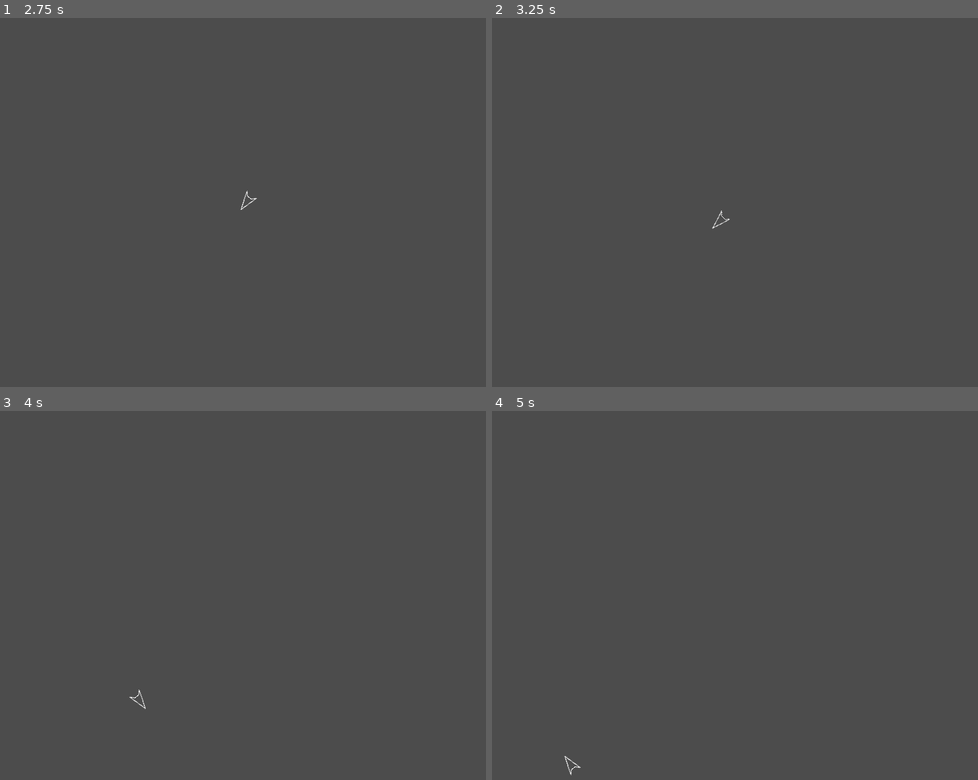
Above: before the commit, frames 1-4 (two rows, left to right).
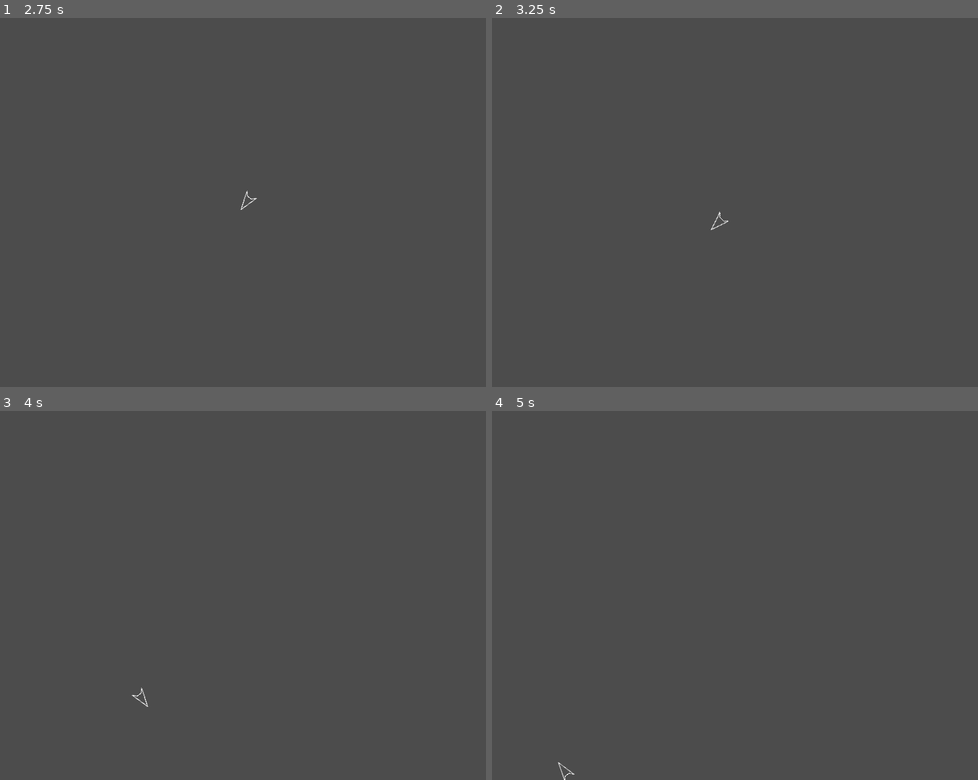
Above: after the commit, the same moments.

Repository: jgodfrey/Asteroids
Game: Godot game, scene res://Scenes/Ship2.tscn
Same seed, same stepped clock (60 frames per second), same inputs: the game is played once before the commit and once after it. This scene is started directly instead of the project's main scene.
Inputs:
- Up to frame 1 (2.75 s): tap Enter at 0.5 s; hold D (right) 0.53-1.28 s; hold Space (shoot) 0.53-1.28 s; hold A (left) 1.28-2.03 s; tap Space (shoot) at 1.35 s; hold D (right) from 2.03 s (still down); hold Space (shoot) from 2.03 s (still down)
- Up to frame 2 (3.25 s): release D (right) at 2.78 s; release Space (shoot) at 2.78 s; hold W (thrust) from 2.78 s (still down); tap Space (shoot) at 2.85 s
- Up to frame 3 (4 s): release W (thrust) at 3.53 s; hold A (left) from 3.53 s (still down); hold Space (shoot) from 3.53 s (still down)
- Up to frame 4 (5 s): keep holding A (left); release Space (shoot) at 4.28 s; tap Space (shoot) at 4.35 s

Frame 1 is identical in both runs. In frame 2, less than 0.1% of the frame differs, in the area x 44-49%, y 52-58%; in frame 3, less than 0.1%; in frame 4, less than 0.1%, in the area x 13-19%, y 93-100%.

Commit message:
Simplified the Ship2 script (motion handling)

Diff:
--- a/Scripts/Ship2.gd
+++ b/Scripts/Ship2.gd
@@ -1,48 +1,48 @@
 extends Area2D
 
-export (int) var TURN_SPEED = 180 # deg/sec
-export (int) var MAX_SPEED = 500  # pix/sec
+export var rot_speed = PI # 180 deg/sec
+export var thrust = 500
+export var max_vel = 700
+export var friction = 0.65
 
-export (float) var ACC = 10 # pix/sec
-export (float) var DEC = 3  # pix/sec
-
-var velocity = Vector2.ZERO
-
-var screen_size
+var screen_size = Vector2()
 var screen_buffer = 12
+var rot = 0
+var pos = Vector2()
+var vel = Vector2()
+var acc = Vector2()
 
 func _ready():
 	screen_size = get_viewport_rect().size
-	position.x = screen_size.x / 2
-	position.y = screen_size.y / 2
+	pos = screen_size / 2
+	set_position(pos)
 
 func _process(delta):
 	if Input.is_action_pressed("left"):
-		rotation_degrees -= TURN_SPEED * delta
+		rot -= rot_speed * delta
+
 	if Input.is_action_pressed("right"):
-		rotation_degrees += TURN_SPEED * delta
+		rot += rot_speed * delta
 
 	if Input.is_action_pressed("thrust"):
-		var moveDir = Vector2(1,0).rotated(rotation)
-		velocity += moveDir * ACC
+		acc = Vector2(thrust, 0).rotated(rot)
+	else:
+		acc = Vector2.ZERO
 
-	# Create a drag vector opposite the current velocity
-	var drag = velocity.normalized() * DEC
+	acc += vel * -friction
+	vel += acc * delta
 
-	# If the drag is greater than the velocity, stop the ship's motion
-	# Else, apply the drag
-	if (drag.length() >= velocity.length()):
-		velocity = Vector2.ZERO
-	else:
-		velocity -= drag;
+	# Clamp the maximum velocity
+	vel = vel.clamped(max_vel)
 
-	# Cap the maximum speed
-	if (velocity.length() > MAX_SPEED):
-		velocity = velocity.normalized() * MAX_SPEED
+	pos += vel * delta
 
-	# Finally, apply the calculated velocity * delta (so, for 1 frame)
-	position += velocity * delta
+	# Screen-wrap if necessary
+	pos.x = wrapf(pos.x, -screen_buffer, screen_size.x + screen_buffer)
+	pos.y = wrapf(pos.y, -screen_buffer, screen_size.y + screen_buffer)
 
-	# Wrap the ship around the screen edges
-	position.x = wrapf(position.x, -screen_buffer, screen_size.x + screen_buffer)
-	position.y = wrapf(position.y, -screen_buffer, screen_size.y + screen_buffer)
+	# Finally, set the ship's position and rotation
+	position = pos
+	rotation = rot
+	#set_position(pos)
+	#set_rotation(rot)
--- a/project.godot
+++ b/project.godot
@@ -71,6 +71,7 @@
 shoot={
 "deadzone": 0.5,
 "events": [ Object(InputEventKey,"resource_local_to_scene":false,"resource_name":"","device":0,"alt":false,"shift":false,"control":false,"meta":false,"command":false,"pressed":false,"scancode":32,"unicode":0,"echo":false,"script":null)
+, Object(InputEventMouseButton,"resource_local_to_scene":false,"resource_name":"","device":0,"alt":false,"shift":false,"control":false,"meta":false,"command":false,"button_mask":0,"position":Vector2( 0, 0 ),"global_position":Vector2( 0, 0 ),"factor":1.0,"button_index":1,"pressed":false,"doubleclick":false,"script":null)
  ]
 }
 
